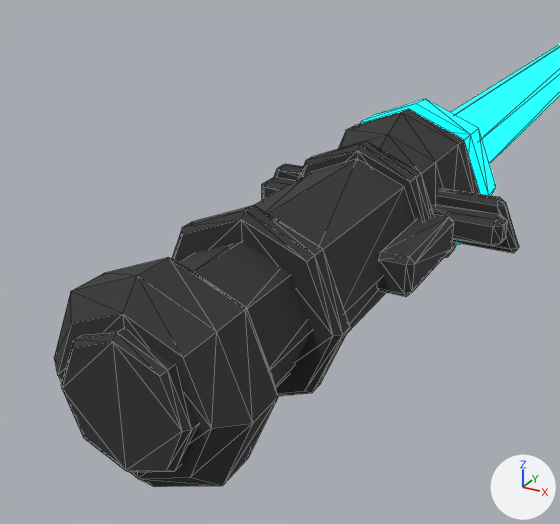
An edit to the glTF model public/assets/models/blade_twin.glb, drawn before and after from the same camera.
One viewpoint serves both versions: a camera (50 mm lens) standing at (0.105, -0.213, 0.103) and looking at (-0.006, -0.012, 0.002). The axes (+X, +Y, +Z) are drawn at lower right. The lights are the same throughout. The first picture is the older version. Mesh edges are drawn as thin lines. Where no turn or scale is listed for an object, it has been applied to the vertices. Vertices at exactly the same position are counted once.

Script lines for the objects in view, before the commit:
```python
me_blade_core = bpy.data.meshes.new('blade_core')
me_blade_core.from_pydata(...)  # a 6-sided cut cone along y (radius 0.018 at the low end, 0.012 at the high end) spanning x -0.016..0.016, y 0.0..1.0, z -0.018..0.018
me_blade_core.materials.append(mat_mat_player_cyan)  # cyan #00f3ff, glowing cyan #00f3ff
me_emitter_ring = bpy.data.meshes.new('emitter_ring')
me_emitter_ring.from_pydata(...)  # an 8-sided cylinder along y spanning x -0.034..0.034, y 0.094..0.106, z -0.034..0.034
me_emitter_ring.materials.append(mat_mat_player_cyan)  # cyan #00f3ff, glowing cyan #00f3ff
me_grip = bpy.data.meshes.new('grip')
me_grip.from_pydata(...)  # an 8-sided cylinder along y spanning x -0.0257..0.0257, y -0.035..0.035, z -0.0257..0.0257
me_grip.materials.append(mat_mat_interactive)  # dark grey #303030
me_hilt = bpy.data.meshes.new('hilt')
me_hilt.from_pydata(...)  # 112 vertices, 208 faces; spans x -0.05..0.05, y -0.095..0.09, z -0.034..0.034
me_hilt.materials.append(mat_mat_interactive)  # dark grey #303030
me_trim = bpy.data.meshes.new('trim')
me_trim.from_pydata(...)  # 144 vertices, 268 faces; spans x -0.054..0.054, y -0.099..0.066, z -0.03..0.03
me_trim.materials.append(mat_mat_interactive)  # dark grey #303030
ob_blade_core = bpy.data.objects.new('blade_core', me_blade_core)
ob_blade_core.location = (0.0, 0.106, 0.0)
ob_emitter_ring = bpy.data.objects.new('emitter_ring', me_emitter_ring)
ob_emitter_ring.location = (0.0, 0.0, 0.0)
ob_grip = bpy.data.objects.new('grip', me_grip)
ob_grip.location = (0.0, 0.0, 0.0)
ob_hilt = bpy.data.objects.new('hilt', me_hilt)
ob_hilt.location = (0.0, 0.0, 0.0)
ob_trim = bpy.data.objects.new('trim', me_trim)
ob_trim.location = (0.0, 0.0, 0.0)
```
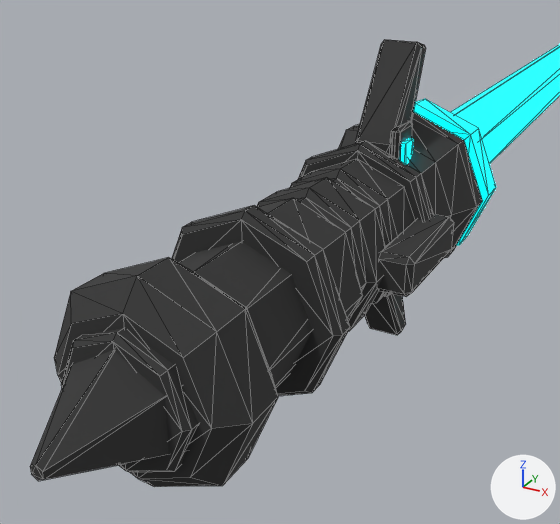
The change, as a diff of the scene's bpy script:
```diff
--- a/public/assets/models/blade_twin.glb.py
+++ b/public/assets/models/blade_twin.glb.py
@@ me_emitter_ring @@
 # used by ob_emitter_ring; location = (0.0, 0.0, 0.0)
-me_emitter_ring.from_pydata(...)  # 16 vertices, 28 faces; spans x -0.034..0.034, y 0.094..0.106, z -0.034..0.034
+me_emitter_ring.from_pydata(...)  # 24 vertices, 40 faces; spans x -0.034..0.034, y 0.054..0.106, z -0.034..0.034
+# me_emitter_ring part 1: a new loose piece, a box spanning x 0.008..0.011, y 0.054..0.062, z -0.028..0.028, in mat_mat_player_cyan (cyan #00f3ff, glowing cyan #00f3ff)
 me_emitter_ring.materials.append(mat_mat_player_cyan)
@@ me_grip @@
 # used by ob_grip; location = (0.0, 0.0, 0.0)
-me_grip.from_pydata(...)  # 16 vertices, 28 faces; spans x -0.0257..0.0257, y -0.035..0.035, z -0.0257..0.0257
+me_grip.from_pydata(...)  # 80 vertices, 156 faces; spans x -0.0257..0.0257, y -0.035..0.035, z -0.0257..0.0257
+# me_grip part 2: 64 vertices added at x -0.0257..0.0257, y -0.0206..0.0206, z -0.0257..0.0257
 me_grip.materials.append(mat_mat_interactive)
@@ me_hilt @@
 # used by ob_hilt; location = (0.0, 0.0, 0.0)
-me_hilt.from_pydata(...)  # 112 vertices, 208 faces; spans x -0.05..0.05, y -0.095..0.09, z -0.034..0.034
+me_hilt.from_pydata(...)  # 144 vertices, 270 faces; spans x -0.034..0.034, y -0.125..0.09, z -0.062..0.062
+# me_hilt part 3: a new loose piece, a 6-sided cut cone along y (radius 0.002 at the low end, 0.019 at the high end) spanning x -0.016..0.016, y -0.125..-0.093, z -0.019..0.019, in mat_mat_interactive (dark grey #303030)
+# me_hilt part 4: 1 vertex moved from x 0.05, y 0.059, z 0.003 to x 0.008, y 0.064, z -0.026; 23 vertices removed from x -0.05..0.05, y 0.05..0.062, z -0.005..0.005; 43 vertices added at x -0.008..0.008, y 0.049..0.08, z -0.062..0.062
 me_hilt.materials.append(mat_mat_interactive)
@@ me_trim @@
 # used by ob_trim; location = (0.0, 0.0, 0.0)
-me_trim.from_pydata(...)  # 144 vertices, 268 faces; spans x -0.054..0.054, y -0.099..0.066, z -0.03..0.03
+me_trim.from_pydata(...)  # 144 vertices, 268 faces; spans x -0.03..0.035, y -0.099..0.066, z -0.034..0.034
+# me_trim part 5: 24 of 144 vertices moved; they spanned x -0.054..0.054, y 0.06..0.066, z -0.01..0.01 and now span x 0.006..0.009, y 0.05..0.066, z -0.034..0.034; mean shift (0.008, -0.005, 0.0); largest move (-0.054, 0.062, -0.008) -> (0.006, 0.051, -0.033)
 me_trim.materials.append(mat_mat_interactive)
```

Changed parts and their boxes (x1, y1, x2, y2) in the pictures (560 x 524 px; the box of a moved part takes in the faces that stretch with it):
'hilt', reshaped (18% taller)
    before: (54, 109, 508, 487)
    after: (30, 40, 482, 487)
'trim', reshaped (14% narrower, 6% taller)
    before: (62, 141, 519, 472)
    after: (62, 121, 454, 472)
'grip', reshaped
    before: (255, 159, 415, 333)
    after: (257, 159, 415, 331)
'emitter_ring', reshaped
    before: (360, 99, 496, 246)
    after: (401, 99, 496, 246)
part 1 of me_emitter_ring, added (mostly hidden)
    after: (401, 139, 413, 165)
part 2 of me_grip, added
    after: (257, 159, 415, 331)
part 3 of me_hilt, added
    after: (30, 350, 169, 481)
part 4 of me_hilt, moved or reshaped
    before: (262, 177, 508, 246)
    after: (355, 40, 426, 335)
part 5 of me_trim, moved or reshaped
    before: (274, 164, 519, 253)
    after: (384, 121, 413, 297)
